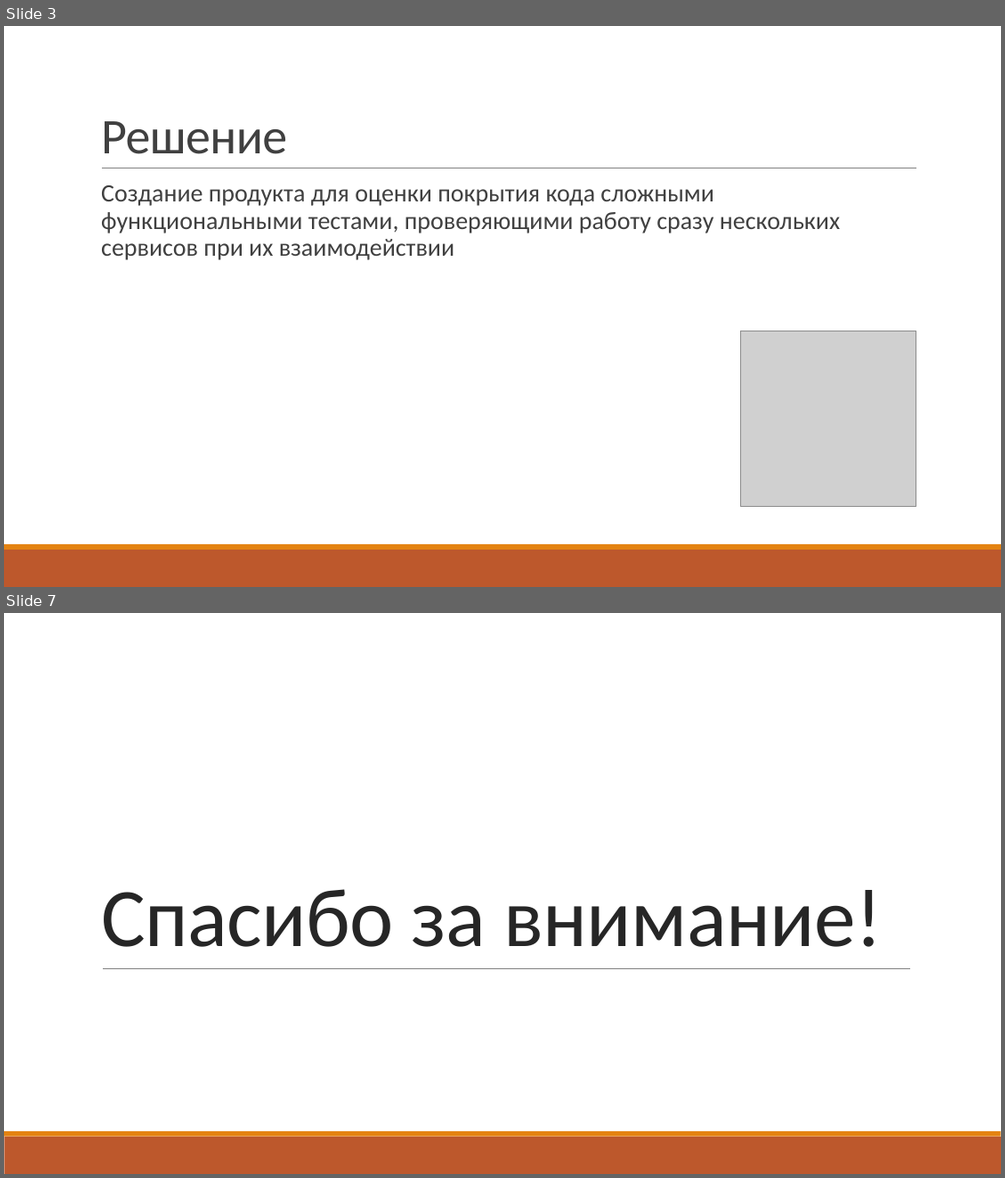
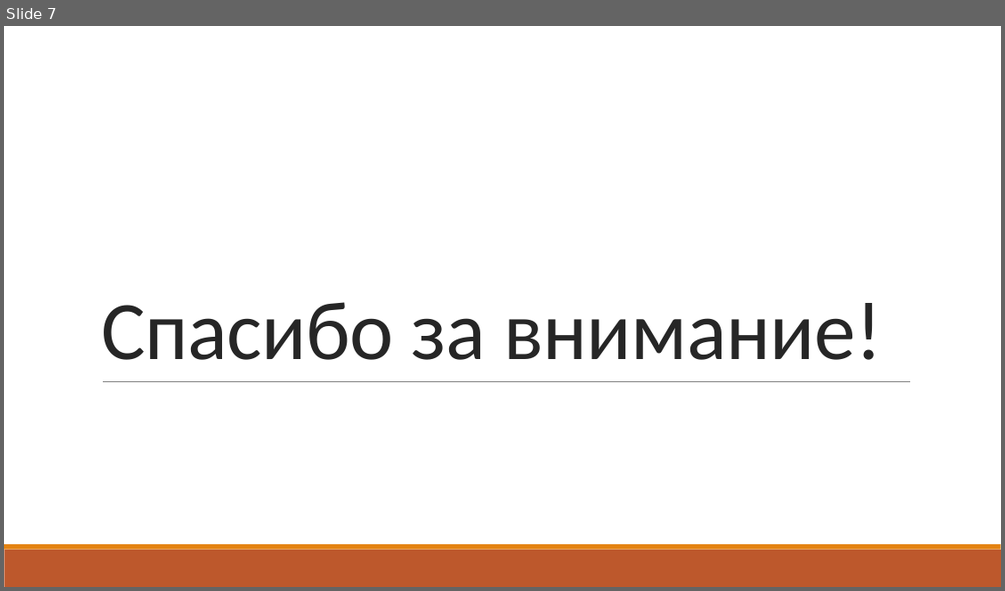
Before and after one commit to RareSnowflake/istu-lab-upp-2019-2020, a slide deck: Мокрушин_Модин_ITCT/lab1.pptx. Shown one above the other, each under a label of ours: slides 3 and 7 before the commit, slide 7 after it; the slides between them are not shown. The pictures are 1005x1178 and 1005x591 pixels, drawn with LibreOffice and Linux fonts; fonts in the diff are those of the drawing; grey boxes stand for pictures. Boxes give left, top, right and bottom in pixels: in the first picture for what was removed or moved away, otherwise in the second. Text is boxed around its words. In the diff, an @@ line names an element or a change of style, - is before the commit and + after.

```diff
--- a/Мокрушин_Модин_ITCT/lab1.pptx
+++ b/Мокрушин_Модин_ITCT/lab1.pptx
@@ slide 3 removed at [4,26,1001,587], background #FFFFFF; not listed: 2 template elements that a slide beside it also shows @@
@@ title removed at [101,121,287,154] @@
-Решение
@@ text removed at [101,185,840,260] @@
-  Создание продукта для оценки покрытия кода сложными функциональными тестами, проверяющими работу сразу нескольких сервисов при их взаимодействии
@@ line removed from (102, 168) to (917, 168) @@
@@ picture removed at [741,330,916,506] @@
```
Also in this commit, not shown: 5 slides changed, 1 slide added, 16 other files.
